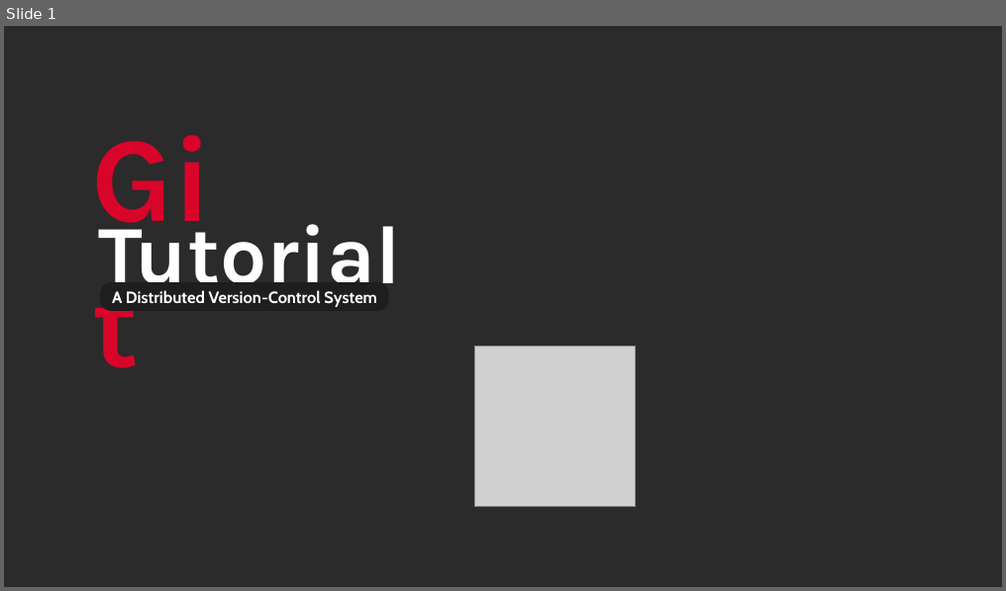
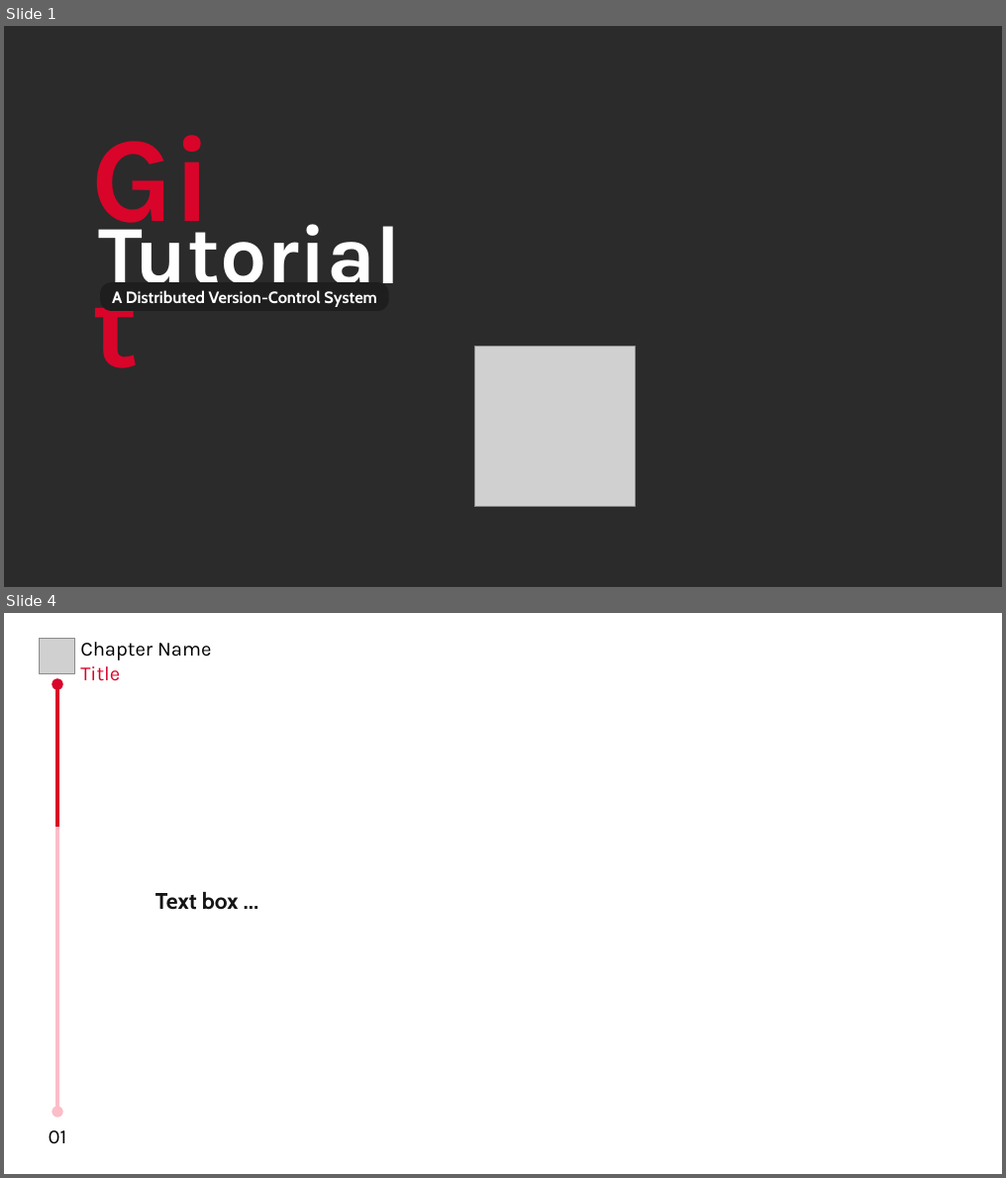
Before and after one commit to MHBahrampour/git-presentation-files, a slide deck: Template.odp. Shown one above the other, each under a label of ours: slide 1 before the commit, slides 1 and 4 after it; the slides between them are not shown. The pictures are 1006x591 and 1006x1178 pixels, drawn with LibreOffice and Linux fonts; fonts in the diff are those of the drawing; grey boxes stand for pictures; background and template pictures are left out; a plain dark background stands for a picture behind light text. Boxes give left, top, right and bottom in pixels: in the first picture for what was removed or moved away, otherwise in the second. Text is boxed around its words. In the diff, an @@ line names an element or a change of style, - is before the commit and + after.

```diff
--- a/Template.odp
+++ b/Template.odp
@@ slide 4 added at box(4, 613, 1002, 1174), background #FFFFFF @@
@@ picture added at box(40, 639, 74, 673) @@
@@ text added at box(80, 642, 211, 681), 16 pt, text #000000 @@
+Chapter Name
+Title
@@ double arrow added from (57, 684) to (57, 1112), #FCBDC8 3 pt @@
@@ arrow added from (57, 827) to (57, 684), #D90429 3 pt @@
@@ text added at box(155, 892, 239, 910), 18 pt, text #151515, bold @@
+Text box ...
@@ text added at box(49, 1131, 67, 1145), 16 pt, text #000000 @@
+01
```
Also in this commit, not shown: 1 slide changed, 3 other slides added, 5 slides removed.
